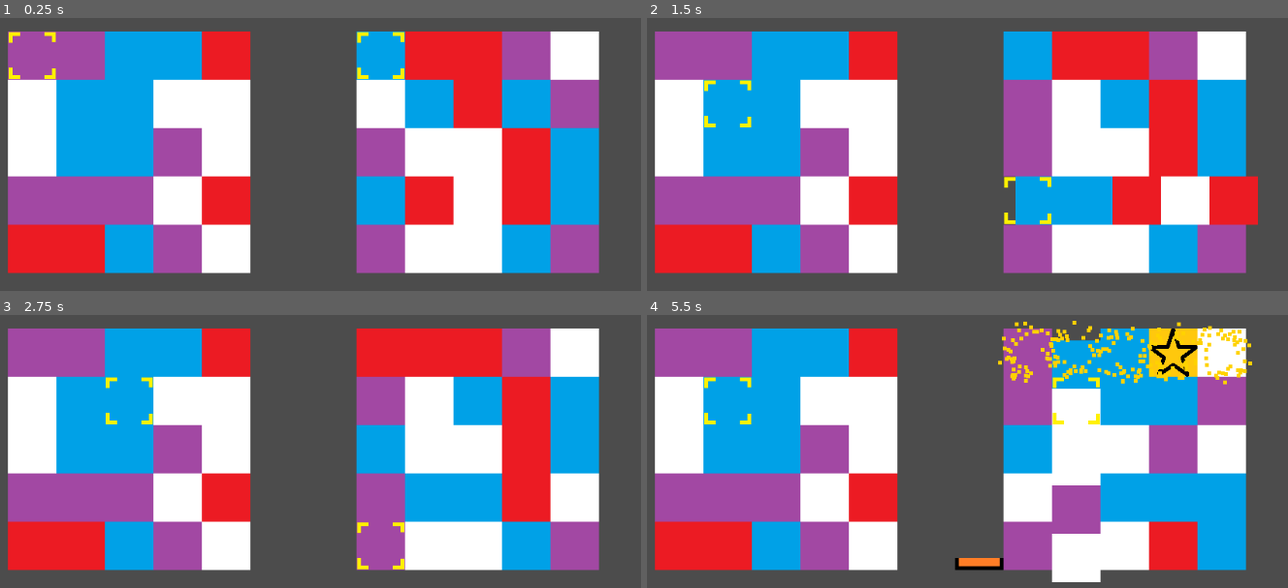
Above: before the commit, frames 1-4 (two rows, left to right).
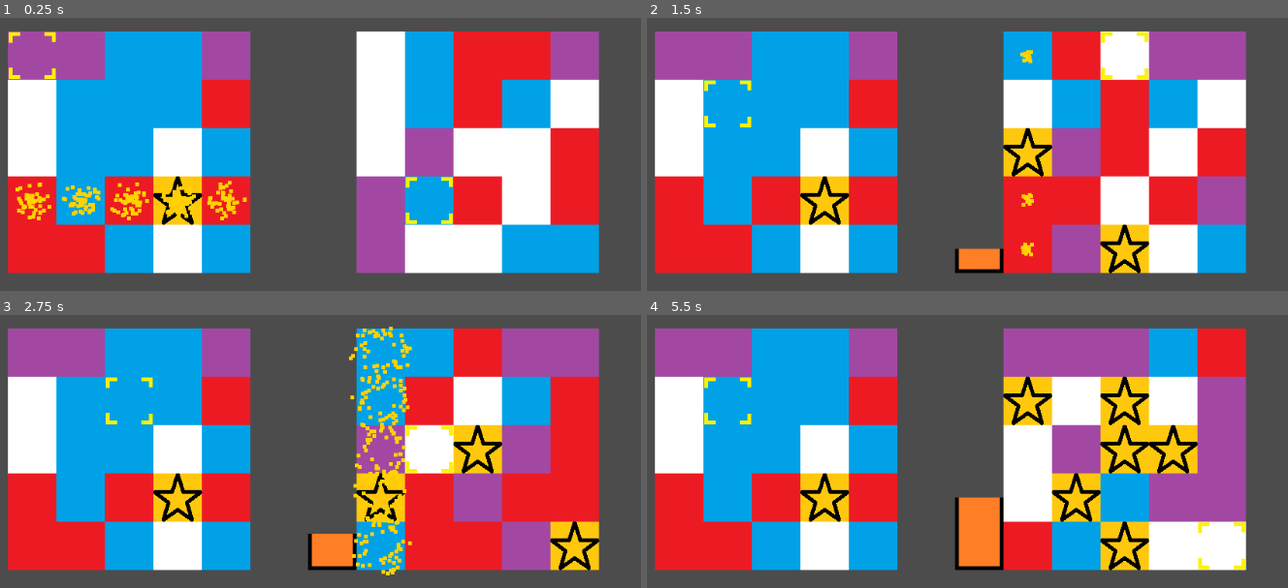
Above: after the commit, the same moments.

Repository: NolanWhitecotton/TilsVersus
Game: Godot game, scene res://scenes/game.tscn
Same seed, same stepped clock (60 frames per second), same inputs: the game is played once before the commit and once after it.
Inputs:
- Up to frame 1 (0.25 s): no input
- Up to frame 2 (1.5 s): hold D (cursor_right) 0.53-1.28 s; tap Shift (select_move) at 0.6, 1.35 s; hold S (cursor_down) from 1.28 s (still down)
- Up to frame 3 (2.75 s): release S (cursor_down) at 2.03 s; hold D (cursor_right) from 2.03 s (still down); tap Shift (select_move) at 2.1 s
- Up to frame 4 (5.5 s): release D (cursor_right) at 2.78 s; hold W (cursor_up) 2.78-3.53 s; tap Shift (select_move) every 0.75 s from 2.85 to 5.1 s; hold A (cursor_left) 3.53-5.03 s; hold S (cursor_down) from 5.03 s (still down)

The runs differ from the first frame. In frame 1, 36% of the frame differs, in the area x 1-94%, y 4-94%; in frame 2, 46%, in the area x 1-96%, y 4-94%; in frame 3, 45%; in frame 4, 45%.

Commit message:
various fixes

Diff:
--- a/YoshisCookie/project.godot
+++ b/YoshisCookie/project.godot
@@ -8,9 +8,14 @@
 
 config_version=4
 
-_global_script_classes=[  ]
+_global_script_classes=[ {
+"base": "Node",
+"class": "board",
+"language": "GDScript",
+"path": "res://scenes/game.gd"
+} ]
 _global_script_class_icons={
-
+"board": ""
 }
 
 [application]
--- a/YoshisCookie/scenes/game.gd
+++ b/YoshisCookie/scenes/game.gd
@@ -6,6 +6,7 @@
 var board1 = find_node("board1")
 var board2 = find_node("board2")
 
+class_name board
 
 # Called when the node enters the scene tree for the first time.
 func _ready():
@@ -20,12 +21,8 @@
 	pass
 
 
-func _draw():
-	#todo display the winner somehow
-	pass
-
-
 func checkForWinner():
+	#TODO better notification for the winner of the game
 	var health = board1.find_node("health").value
 	if(health==100):
 		winner=Players.PLAYER1
--- a/YoshisCookie/scripts/board.gd
+++ b/YoshisCookie/scripts/board.gd
@@ -20,7 +20,8 @@
 var is_moving = false
 export var health_x_offset = 0
 export var isAI = false
-export var AI_delay_seconds = 0.5
+#var AI_delay_seconds  = 0.5 #TODO let the AI check the score and modify this value to adjust
+var AI_delay_seconds = 0 #TODO let the AI check the score and modify this value to adjust
 
 #enums
 enum LineType {ROW, COLUMN}
@@ -37,10 +38,8 @@
 # generates the 5x5 grid of cookies
 func generate_cookie_grid():
 	#reset vars
-	for _i in range(BOARD_SIZE):
+	for _i in range(BOARD_SIZE):#todo this for loop do anything?
 		cookie_grid.append([])
-
-	var selectedColors = [0,0,0,0,0] # the count of each color
 
 	# generate 5 of each tile randomly placed
 	for r in range(BOARD_SIZE):
@@ -55,19 +54,21 @@
 			new_cookie.get_node("cookie").position.y += c*64
 
 			# pick the cookie color
-			# TODO, this algorithm is wrong, the cookies can spawn in any
-			# amount as long as adding it doesn't complete a row
-			var num = randi() % 4
-			while(selectedColors[num]>BOARD_SIZE+1):
-				num = randi() % 4
+			var color = randi() % 4
 
 			# set the cookie color
-			new_cookie.get_node("cookie").texture=cookie_colors[num]
-			selectedColors[num]+=1
+			new_cookie.get_node("cookie").texture=cookie_colors[color]
+
+	handle_line_match_detection()
+	find_node("health").value=0
+
 
 
 # Called when the node enters the scene tree for the first time.
 func _ready():
+	find_node("health").margin_left = health_x_offset
+	find_node("health").margin_right = health_x_offset
+
 	randomize()
 	generate_cookie_grid()
 	find_node("health").margin_left = health_x_offset
@@ -84,8 +85,6 @@
 
 		moving_animation_progress=1 #start the animation
 
-		#print("MOVE: linetype=" + str(lineType) + " linePos="
-		#	+ str(linePosition) + " dir=" + str(lineDirection))
 
 func finish_line_move():
 	# end animation
@@ -192,7 +191,7 @@
 	# TODO this is called every frame, call it only when
 	# the new line color is picked, probably put it in the line completion area
 	# so that the AI doesnt pick a new row every frame
-	ai_line_type =  LineType.ROW
+	ai_line_type =  LineType.COLUMN
 	ai_line_pos = 0
 	#ai_line_pos = randi() % 5
 	#TODO make AI calculated and not hardcoded
@@ -208,10 +207,11 @@
 			ai_completing_color = select_possible_color()
 
 		ai_set_line_typepos()
-		var to_get_in_place = get_incomplete_in_line(ai_line_type, ai_line_pos, ai_completing_color);
+		var to_get_in_place = get_incomplete_in_line(ai_line_type, ai_line_pos, ai_completing_color)
 		#select the color and linepos to complete
 
-		var piece_y=-1;
+		var piece_y=-1
+		var piece_x=-1
 		# find a piece to move
 		var found = false
 		for r in range(BOARD_SIZE):
@@ -224,6 +224,7 @@
 					continue
 				if cookie_grid[r][c].find_node("cookie").texture==cookie_colors[ai_completing_color]:
 					piece_y = c
+					piece_x = r
 					found = true
 					break
 
@@ -231,25 +232,39 @@
 		if(ai_line_type==LineType.ROW):#TODO cols
 			ai_anchor_x = to_get_in_place[0]
 			ai_anchor_y = piece_y
+		else:
+			ai_anchor_x = piece_x
+			ai_anchor_y = to_get_in_place[0]
+			#TODO make AI  work on columns not just rows
+			pass
 
 		#set the cursor to the anchor position
 		var cursor = find_node("cursor")
-		cursor.position.x = (to_get_in_place[0])*64
-		cursor.position.y = (piece_y)*64
-
-
-		var countInCol = get_incomplete_in_line(LineType.COLUMN,ai_anchor_x,ai_completing_color).size()
-		if(countInCol==BOARD_SIZE):#if incomplete in row is empty, then move right
-			start_line_move(LineType.ROW, LineSign.POSITIVE, ai_anchor_y)
+
+
+		if(ai_line_type==LineType.ROW):
+			cursor.position.x = (to_get_in_place[0])*64 #todo delay for cursor?
+			cursor.position.y = (piece_y)*64
+			var countInCol = get_incomplete_in_line(LineType.COLUMN,ai_anchor_x,ai_completing_color).size()
+			if(countInCol==BOARD_SIZE):#if incomplete in row is empty, then move right
+				start_line_move(LineType.ROW, LineSign.POSITIVE, ai_anchor_y) #todo let the ai move the optimal direction instead of always positive
+			else:
+				#move down until piece is in place
+				start_line_move(LineType.COLUMN, LineSign.POSITIVE, to_get_in_place[0])
 		else:
-			#move down until piece is in place
-			start_line_move(LineType.COLUMN, LineSign.POSITIVE, to_get_in_place[0])
+			cursor.position.y = (to_get_in_place[0])*64 #TODO delay for cursor
+			cursor.position.x = (piece_x)*64
+			var countInRow = get_incomplete_in_line(LineType.ROW,ai_anchor_y,ai_completing_color).size()
+			if(countInRow==BOARD_SIZE):#if incomplete in row is empty, then move right
+				start_line_move(LineType.COLUMN, LineSign.POSITIVE, ai_anchor_x)
+			else:
+				#move down until piece is in place
+				start_line_move(LineType.ROW, LineSign.POSITIVE, to_get_in_place[0])
 
 
 # handles user input and moves the cursor accordingly
 func handle_cursor_movement(delta):
-	#todo comparing an enum to and int for no reason
-	if get_parent().winner != 0: #if the game is over
+	if get_parent().winner != board.Players.NOONE: #if the game is over
 		return
 
 	if isAI:
@@ -395,7 +410,3 @@
 func _process(delta):
 	handle_cursor_movement(delta)
 	handle_animation_motion()
-
-	# TODO remove this, this should only happen on _ready, this is for debugging
-	find_node("health").margin_left = health_x_offset
-	find_node("health").margin_right = health_x_offset
